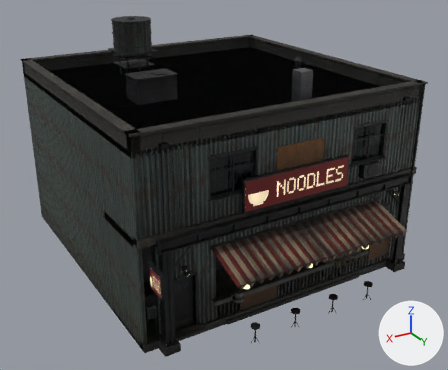
What one commit did to the glTF model godot/assets/city/realism/redline_shop.glb.
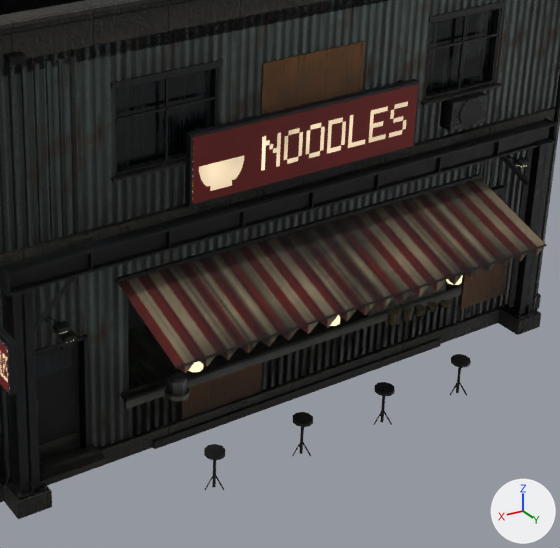
Each version appears first whole from a camera (50 mm lens) standing at (12.4, 15.88, 13.33) and looking at (0.21, -4.43, 3.18), and next in a close-up on the part from 35% to 92% of the width and 32% to 100% of the height. Every picture has the same lights, and +X, +Y and +Z are marked at lower right. The older version's two pictures come first. Vertices at exactly the same position are counted once.

In view in the first close-up: 'redline_shop'.
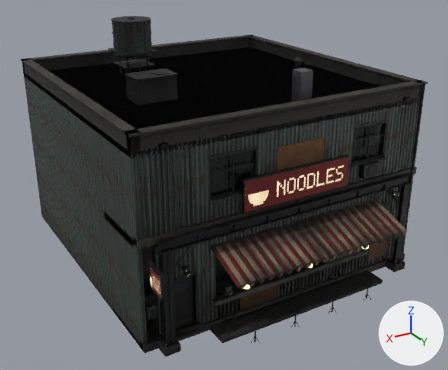
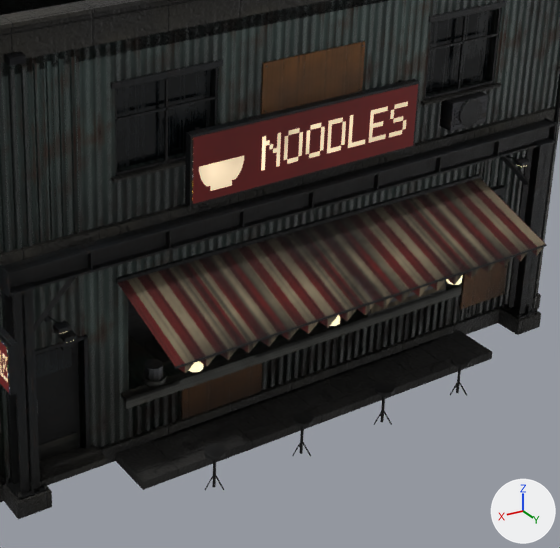
Location of each change, [x1, y1, x2, y2] in pixels of the close-ups (560 x 548 px; the box of a moved part takes in the faces that stretch with it):
part 1 of me_redline_shop, moved or reshaped (not visible afterwards)
    before: [439, 299, 451, 307]
part 2 of me_redline_shop, moved or reshaped (not visible afterwards)
    before: [427, 302, 438, 312]
part 3 of me_redline_shop, moved or reshaped (not visible afterwards)
    before: [414, 304, 426, 316]
part 4 of me_redline_shop, moved or reshaped (not visible afterwards)
    before: [401, 307, 413, 321]
part 5 of me_redline_shop, moved or reshaped (not visible afterwards)
    before: [387, 309, 400, 325]
part 6 of me_redline_shop, added
    after: [115, 331, 492, 490]
part 7 of me_redline_shop, moved or reshaped
    before: [165, 386, 190, 402]
    after: [141, 371, 166, 387]
part 8 of me_redline_shop, moved or reshaped
    before: [168, 373, 187, 396]
    after: [145, 359, 163, 381]
part 9 of me_redline_shop, moved or reshaped
    both: [121, 282, 462, 422]

Diff of the bpy script that builds the scene:
```diff
--- a/godot/assets/city/realism/redline_shop.glb.py
+++ b/godot/assets/city/realism/redline_shop.glb.py
@@ me_redline_shop @@
 # used by ob_redline_shop; location = (0.0, 0.0, 0.0)
-me_redline_shop.from_pydata(...)  # 5439 vertices, 9812 faces; spans x -6.04..6.04, y -12.06..1.87, z -0.01..9.54
+me_redline_shop.from_pydata(...)  # 5479 vertices, 9856 faces; spans x -6.04..6.04, y -12.06..1.87, z -0.01..9.54
+# me_redline_shop part 1: the loose piece of 20 vertices spanning x -3.1..-2.9, y 0.45..0.65, z 1.2..1.25 is moved by (0.0, -0.55, 0.0)
+# me_redline_shop part 2: the loose piece of 20 vertices spanning x -2.8..-2.6, y 0.45..0.65, z 1.2..1.29 is moved by (0.0, -0.55, 0.0)
+# me_redline_shop part 3: the loose piece of 20 vertices spanning x -2.5..-2.3, y 0.45..0.65, z 1.2..1.33 is moved by (0.0, -0.55, 0.0)
+# me_redline_shop part 4: the loose piece of 20 vertices spanning x -2.2..-2.0, y 0.45..0.65, z 1.2..1.37 is moved by (0.0, -0.55, 0.0)
+# me_redline_shop part 5: the loose piece of 20 vertices spanning x -1.9..-1.7, y 0.45..0.65, z 1.2..1.41 is moved by (0.0, -0.55, 0.0)
+# me_redline_shop part 6: the loose piece of 36 vertices spanning x -3.75..3.35, y 0.1..0.18, z 1.0..1.2 is copied, and the copy is scaled about its middle by (1.04, 10.9, 0.75), then moved by (0.0, 0.37, -1.03), in mat_paving; it spans x -3.9..3.5, y 0.08..0.95, z 0.0..0.15
+# me_redline_shop part 7: the loose piece of 24 vertices spanning x 2.4..2.8, y 0.3..0.7, z 1.2..1.28 is moved by (0.1, -0.55, 0.0)
+# me_redline_shop part 8: the loose piece of 24 vertices spanning x 2.45..2.75, y 0.35..0.65, z 1.28..1.5 is moved by (0.1, -0.55, 0.0)
+# me_redline_shop part 9
+# 43 vertices are removed from x -2.86..2.46, y -1.6..0.18, z 0.0..1.2
+# 197 faces are deleted
+# 27 vertices in x -6.0..6.0, y -2.8..0.0, z 0.12 move by (0.0, 0.0, 0.03)
+# 4 vertices in x -2.86..-2.75, y -1.6..-0.71, z 0.0..1.2 move by (0.26, 0.0, 0.0)
+# 3 vertices in x -1.98, y -1.6..-0.71, z 1.14..1.2 move by (0.53, 0.0, 0.0)
+# 3 vertices in x -1.09, y -1.6..-0.71, z 1.14..1.2 move by (0.79, 0.0, 0.0)
+# 6 vertices move from x -1.9..2.46, y -1.6..-0.71, z 0.0..1.2 to x -1.45..2.35, y -1.6..0.18, z 0.0..1.2
+# 26 vertices are added at x -3.6..2.35, y -1.6..0.18, z 0.0..1.2
+# 8 new vertices lie (1.15, 0.0, 0.0) away from vertices in x -3.75..0.69, y -1.6..0.18, z 1.14..1.2
+# 5 new vertices lie (-1.0, 0.0, 0.0) away from vertices in x 3.35, y -1.6..0.18, z 1.14..1.2
+# 66 new faces join them, mat_cladding_corrugated
+# 84 new faces join them, mat_equipment_steel
+# 11 new faces join them, mat_plastic_rubber
+# other edits to the shape of me_redline_shop do not show in these pictures
 me_redline_shop.materials.append(mat_steel_structure)
```
